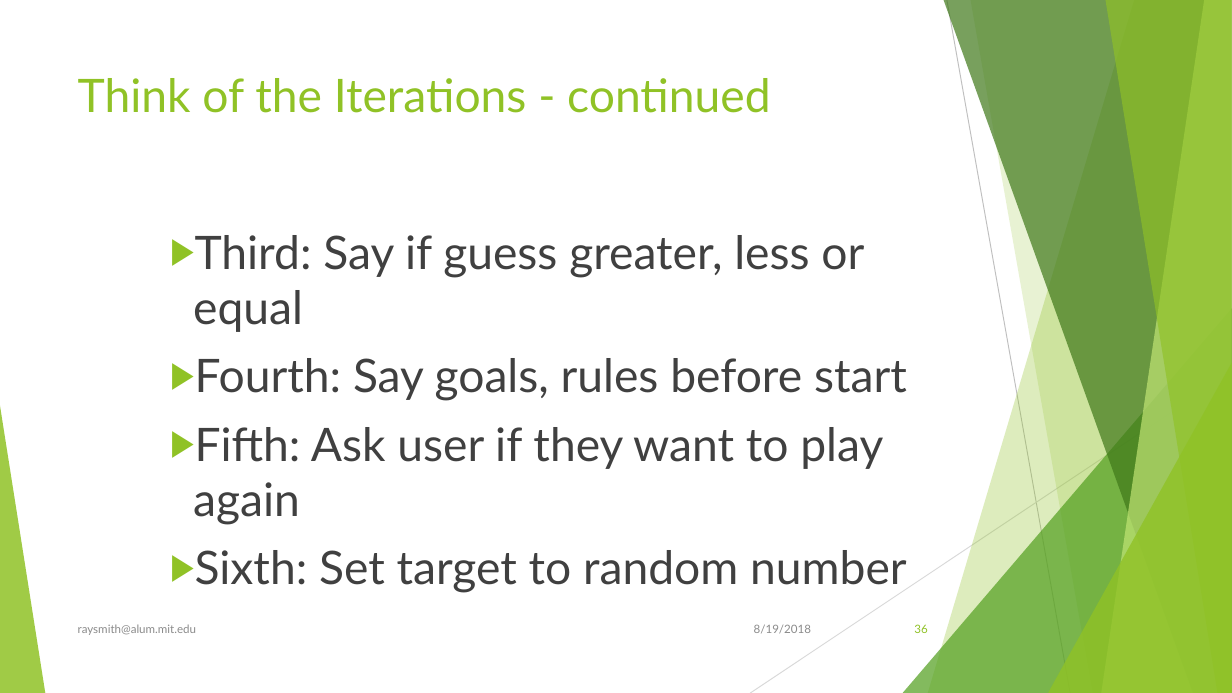
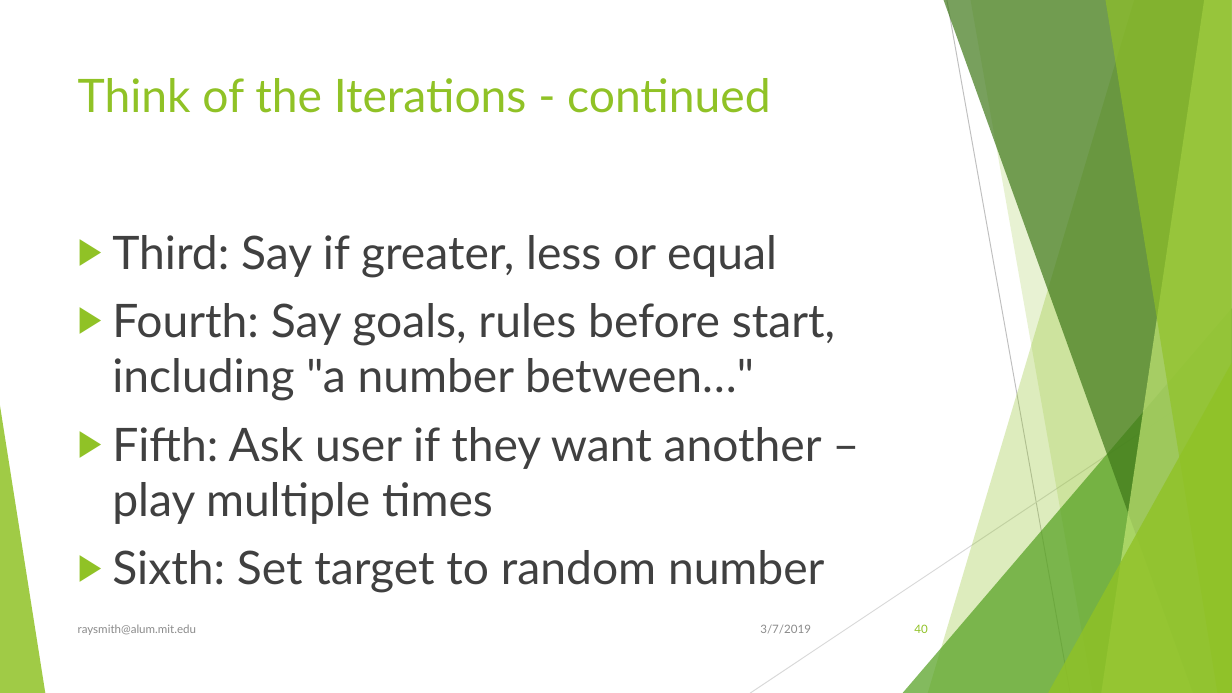
Before and after one commit to raysmith619/Introduction-To-Programming, a slide deck: slide 40 of Docs/Introduction to Proramming Using Python.pptx (slide 36 before the commit). Drawn at 1232x693 pixels with LibreOffice and Linux fonts; fonts in the diff are those of the drawing. Boxes give left, top, right and bottom in pixels: in the first picture for what was removed or moved away, otherwise in the second. Text is boxed around its words. In the diff, an @@ line names an element or a change of style, - is before the commit and + after.

Commit message:
Slides updated

```diff
--- a/Docs/Introduction to Proramming Using Python.pptx
+++ b/Docs/Introduction to Proramming Using Python.pptx
@@ text at <box>112,235,835,524</box>: text changed @@
-    ▶ Third: Say if guess greater, less or equal
-    ▶ Fourth: Say goals, rules before start
-    ▶ Fifth: Ask user if they want to play again
+▶ Third: Say if greater, less or equal
+▶ Fourth: Say goals, rules before start, including "a number between…"
+▶ Fifth: Ask user if they want another – play multiple times
@@ text at <box>112,550,825,593</box>: list level 3 to 1 in "Sixth: Set target to random ..." @@
@@ text at <box>760,624,811,634</box>: text changed @@
-8/19/2018
+3/7/2019
@@ page number at <box>914,624,927,633</box>: text changed @@
-36
+40
```
Also in this commit, not shown: 39 other slides changed, 33 slides added.
